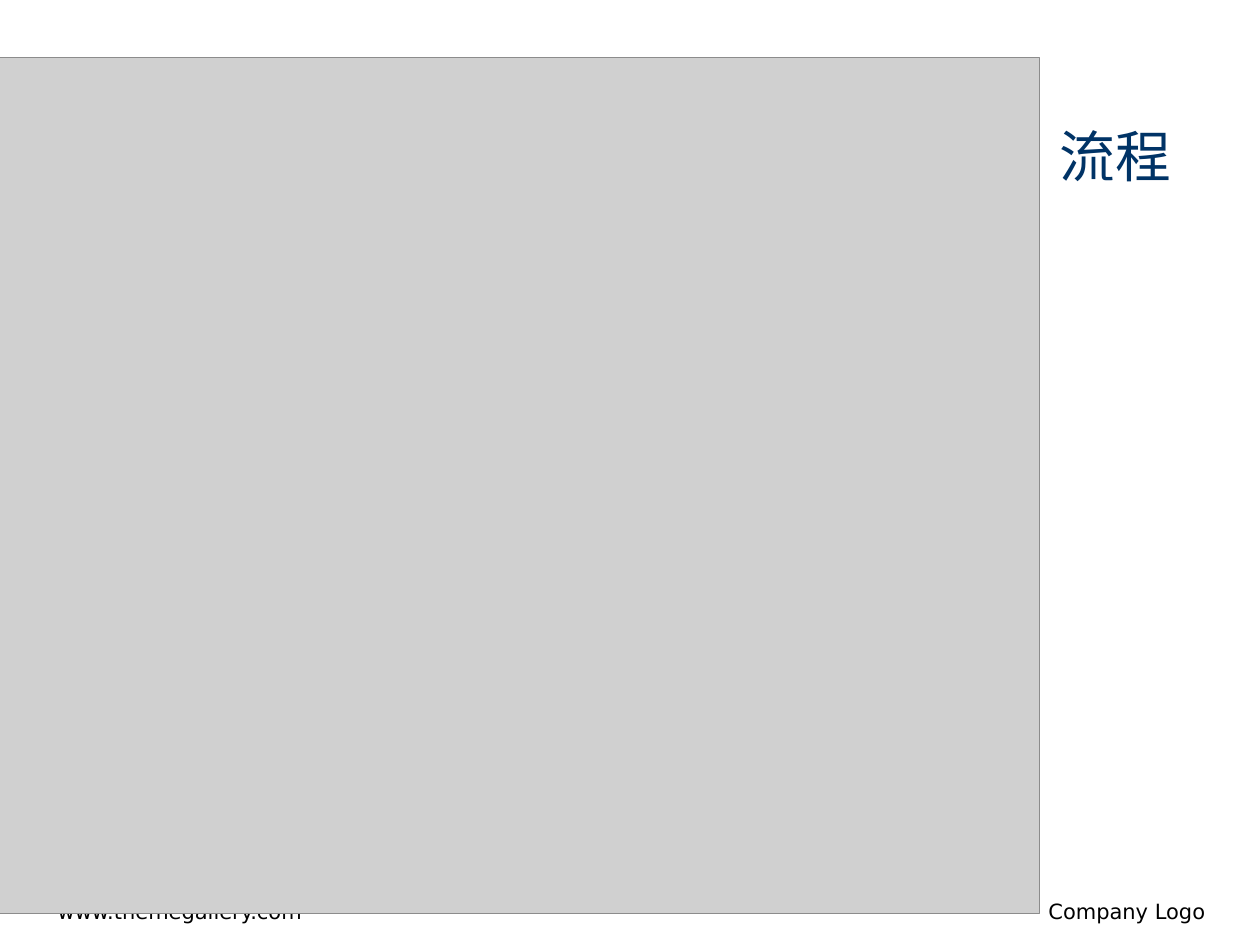
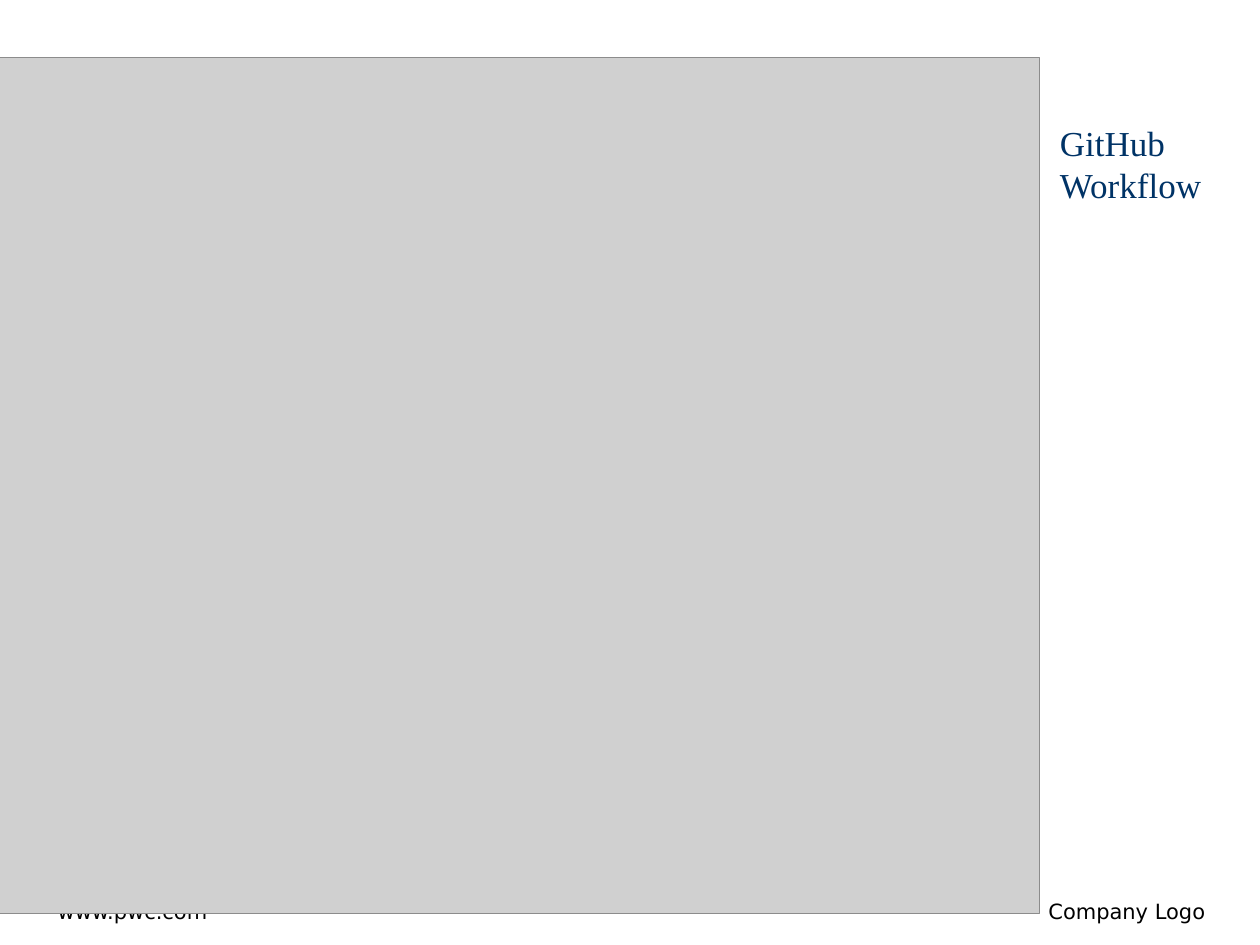
Before and after one commit to jinzhao-china/git.learning, a slide deck: slide 2 of Git Workflow.pptx. Drawn at 1260x945 pixels with LibreOffice and Linux fonts; fonts in the diff are those of the drawing; grey boxes stand for pictures; background and template pictures are left out. Boxes give left, top, right and bottom in pixels: in the first picture for what was removed or moved away, otherwise in the second. Text is boxed around its words. In the diff, an @@ line names an element or a change of style, - is before the commit and + after.

```diff
--- a/Git Workflow.pptx
+++ b/Git Workflow.pptx
@@ title at bbox=[1060, 131, 1201, 199]: text changed; size 32 to 20 pt @@
-流程
+GitHub
+Workflow
@@ text at bbox=[58, 913, 208, 924]: text changed @@
-www.themegallery.com
+www.pwc.com
```
Also in this commit, not shown: 1 slide added.
